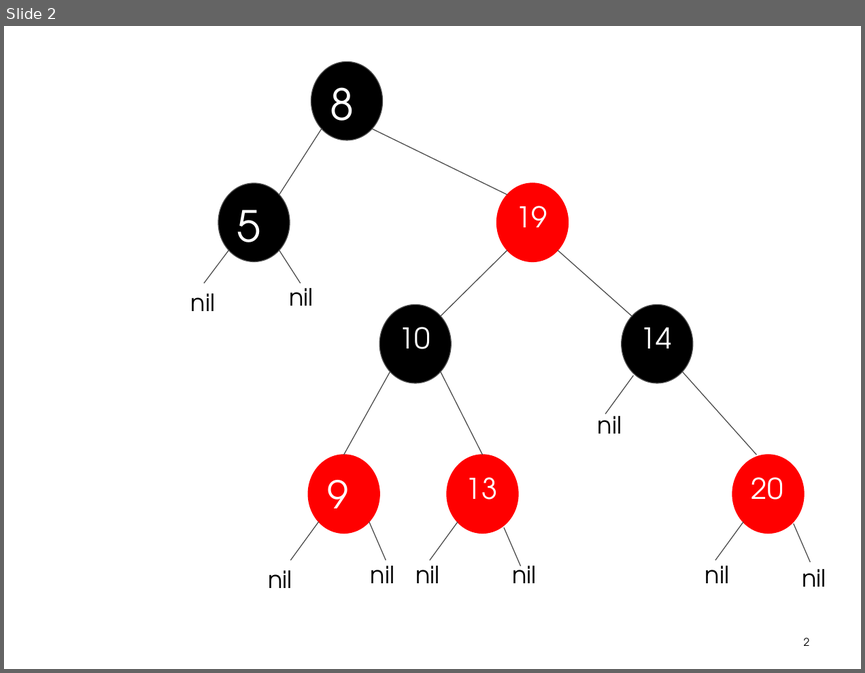
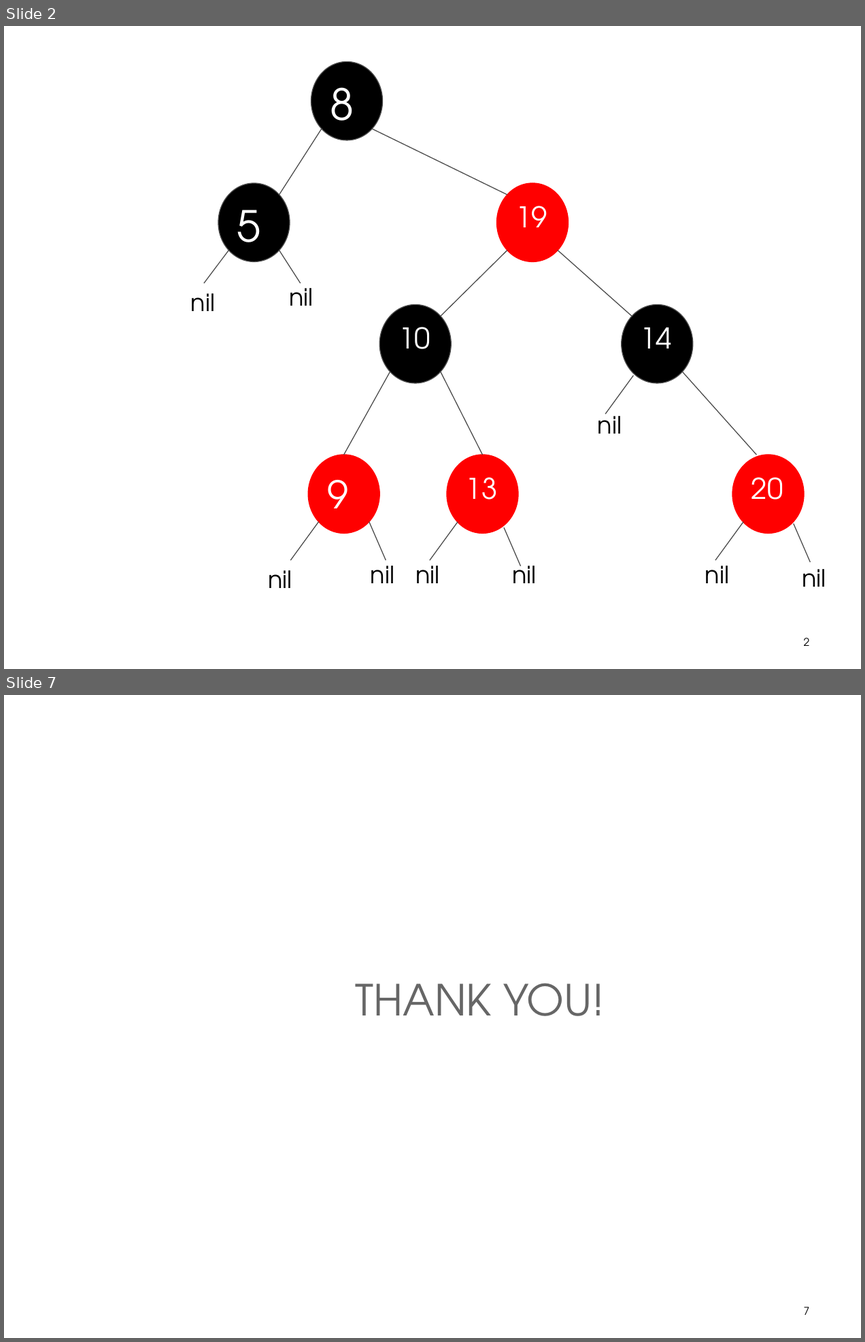
Before and after one commit to praash47/dsa, a slide deck: RedBlack.pptx. Shown one above the other, each under a label of ours: slide 2 before the commit, slides 2 and 7 after it; the slides between them are not shown. The pictures are 865x673 and 865x1342 pixels, drawn with LibreOffice and Linux fonts; fonts in the diff are those of the drawing; background and template pictures are left out. Boxes give left, top, right and bottom in pixels: in the first picture for what was removed or moved away, otherwise in the second. Text is boxed around its words. In the diff, an @@ line names an element or a change of style, - is before the commit and + after.

```diff
--- a/RedBlack.pptx
+++ b/RedBlack.pptx
@@ slide 7 added at box(4, 695, 861, 1338), background picture (left out) @@
@@ title added at box(356, 983, 604, 1016), 36 pt, text #666666 @@
+THANK YOU!
@@ page number added at box(804, 1306, 810, 1314), 9 pt, text #000000 @@
+7
```
Also in this commit, not shown: 1 slide changed, 3 other slides added, 1 slide removed, 1 other file.
